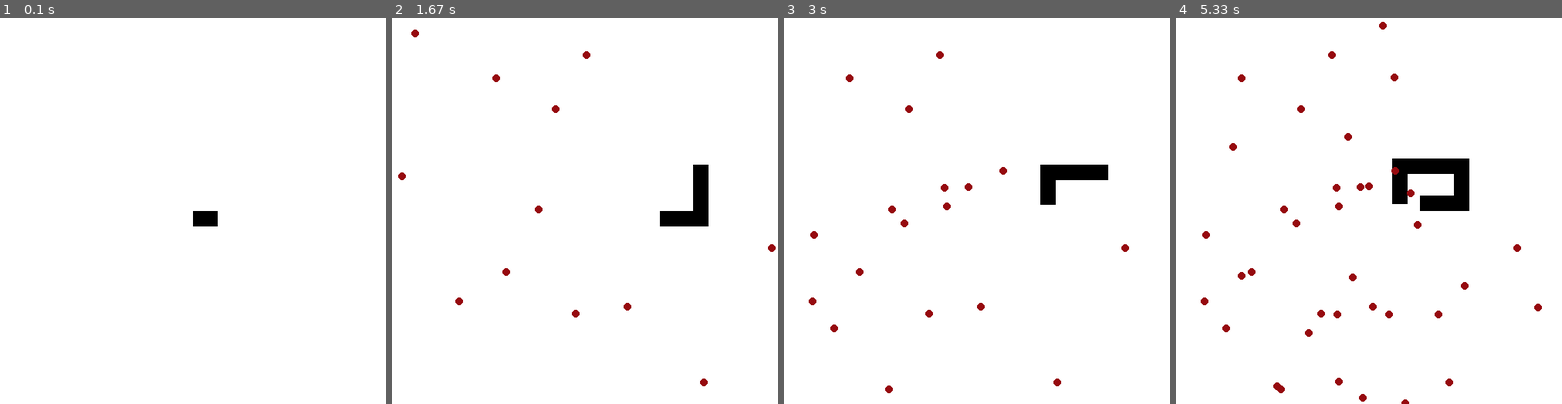
Above: before the commit, frames 1-4 (left to right).
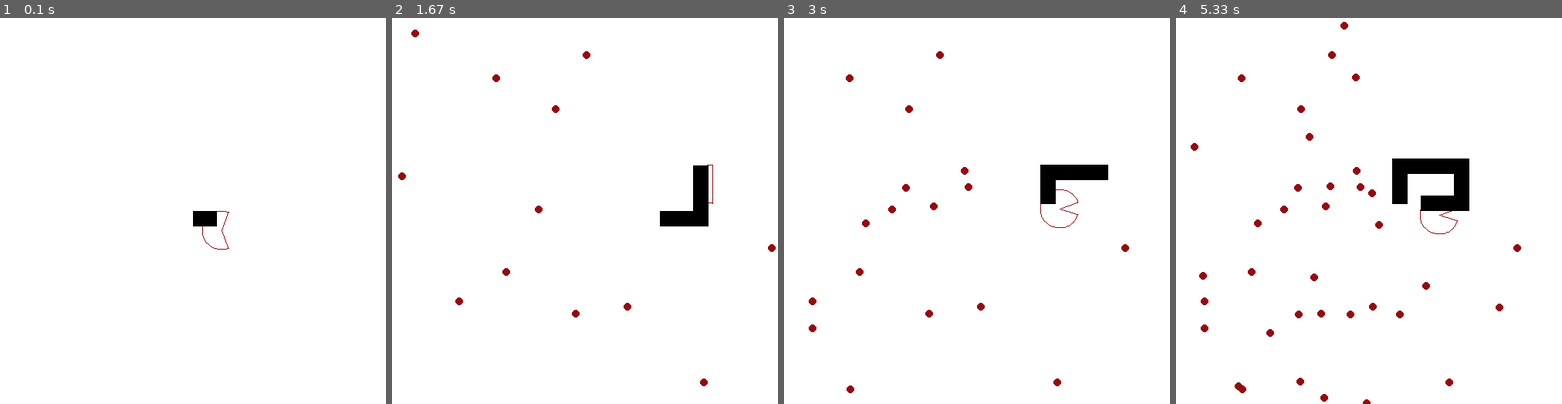
Above: after the commit, the same moments.

Repository: connorsadler/mattAndDadFirstPythonProject
Game: pygame game, started from src/root/nested/snakepygame/snakepygame.py
The game is run twice, just before and just after one commit, with the same random seed, the same clock (stepped at 60 frames per second) and the same inputs.
Inputs:
- Up to frame 1 (0.1 s): no input
- Up to frame 2 (1.67 s): tap Enter at 0.33 s; hold Right 0.67-1.13 s; hold Up 1.17-1.63 s
- Up to frame 3 (3 s): hold Right 1.67-2.13 s; hold Left 2.17-2.7 s; hold Down from 2.73 s (still down)
- Up to frame 4 (5.33 s): release Down at 3.03 s; hold Left 3.07-3.47 s; hold Up 3.5-3.87 s; hold Right 3.9-4.53 s; hold Down 4.57-4.93 s; hold Left from 4.97 s (still down)

The runs differ from the first frame. In frame 1, less than 0.1% of the frame differs, in the area x 52-60%, y 50-60%; in frame 2, less than 0.1%; in frame 3, 0.5%; in frame 4, 1.6%, in the area x 3-95%, y 1-100%.

Commit message:
1. "world -> screen" coords transform done at surface level 2. "chomp" animation started in "head" of snake drawing code

Diff:
--- a/src/root/nested/snakepygame/snakepygame.py
+++ b/src/root/nested/snakepygame/snakepygame.py
@@ -1,6 +1,7 @@
 import pygame, sys, random
 from pygame.locals import *
 from collections import deque
+from math import pi, sin, cos, tan
 
 #--------------------------------------------------
 # Snake in pygame
@@ -31,8 +32,8 @@
         # by default a Sprite does nothing with key events
         pass
 
-    def drawAndUpdate(self, DISPLAYSURF):
-        pygame.draw.rect(DISPLAYSURF, black, [self.pos[0], self.pos[1], 20, 20])
+    def drawAndUpdate(self, DISPLAYSURFX):
+        DISPLAYSURFX.pygame_draw_rect(black, [self.pos[0], self.pos[1], 20, 20])
 
     def isDead(self):
         return False;
@@ -50,23 +51,32 @@
         self.playeryvel = 0
         # trail is a queue of position (x,y) tuples
         # leftmost entry is "tail" of our snake, and rightmost entry is "head"
-        self.trail = deque()
+        self.trail = deque(maxlen = 5000)
         # length of snake i.e. max entries in trail
         self.snakelength = 50
+        # frame of animation
+        self.frame = 0
+        self.piDividedBy2 = pi / 2
+        self.angleMovePerFrame = self.piDividedBy2 / 50
+
+    def getTrailLength(self):
+        return len(self.trail)
 
     def processKey(self, event):
         # change direction on keydown events
         if event.type == KEYDOWN:
-            if event.key == K_RIGHT and self.pos[0] < MAPWIDTH - 1:
+            screenx = DISPLAYSURFX.transformx(self.pos[0])
+            screeny = DISPLAYSURFX.transformy(self.pos[1])
+            if event.key == K_RIGHT and screenx < MAPWIDTH - 1:
                 self.playerxvel = 1
                 self.playeryvel = 0
-            if event.key == K_LEFT and self.pos[0] > 0:
+            if event.key == K_LEFT and screenx > 0:
                 self.playerxvel = -1
                 self.playeryvel = 0
-            if event.key == K_UP and self.pos[1] > 0:
+            if event.key == K_UP and screeny > 0:
                 self.playeryvel = -1
                 self.playerxvel = 0
-            if event.key == K_DOWN and self.pos[1] < MAPHEIGHT -1:
+            if event.key == K_DOWN and screeny < MAPHEIGHT -1:
                 self.playeryvel = 1
                 self.playerxvel = 0
         # dont bother with keyup events, as we keep the snaking moving all the time
@@ -76,7 +86,11 @@
         #                 if event.key == K_UP or event.key == K_DOWN:
         #                     playeryvel = 0
 
-    def drawAndUpdate(self, DISPLAYSURF):
+    def drawAndUpdate(self, DISPLAYSURFX):
+        self.frame += 1
+        if self.frame == 100:
+            self.frame = 0
+
         #
         # TRAIL MANAMGEMENT
         #
@@ -89,56 +103,55 @@
         if random.randint(0,100) > 75:
             self.snakelength += 1
 
+        screenx = DISPLAYSURFX.transformx(self.pos[0])
+        screeny = DISPLAYSURFX.transformy(self.pos[1])
+
         #
         # CHECK SCROLLING OR JUST MOVING WITHIN CENTRE OF PLAY AREA
         #
         # check if we're near the edge of the screen and heading towards that edge
         scrollx = 0
-        if self.pos[0] >= MAPWIDTH-100 and self.playerxvel == 1:
+        if screenx >= MAPWIDTH-100 and self.playerxvel == 1:
             scrollx = 1
-        if self.pos[0] <= 100 and self.playerxvel == -1:
+        if screenx <= 100 and self.playerxvel == -1:
             scrollx = -1
         scrolly = 0
-        if self.pos[1] >= MAPHEIGHT-100 and self.playeryvel == 1:
+        if screeny >= MAPHEIGHT-100 and self.playeryvel == 1:
             scrolly = 1
-        if self.pos[1] <= 100 and self.playeryvel == -1:
+        if screeny <= 100 and self.playeryvel == -1:
             scrolly = -1
-        scrolling = scrollx != 0 or scrolly != 0
-
-        #
-        # MOVE OR SCROLL
-        #
-        if not scrolling:
-            # move "head" of snake onscreen
-            self.moveBy(self.playerxvel,self.playeryvel)
+        DISPLAYSURFX.scrollBy(scrollx, scrolly)
+
+        # move "head" of snake in world coords
+        self.moveBy(self.playerxvel,self.playeryvel)
+
+        #
+        # DRAWING
+        #
+        # draw "head" of snake at self.pos
+        ###super().drawAndUpdate(DISPLAYSURFX)
+        if self.frame < 50:
+            startAngle = self.piDividedBy2 - (self.frame * self.angleMovePerFrame)
         else:
-            # instead of moving our snake, we "scroll" everything else
-            for sprite in sprites:
-                if isinstance(sprite, Apple):
-                    sprite.moveBy(-1 * scrollx, -1 * scrolly)
-            # we need to scroll our trail also
-            newtrail = []
-            for trailitem in self.trail:
-                newtrailitem = (trailitem[0] + (-1 * scrollx), trailitem[1] + (-1 * scrolly))
-                newtrail.append(newtrailitem)
-            self.trail.clear()
-            self.trail.extend(newtrail)
-
-        #
-        # DRAWING
-        #
-        # draw "head" of snake at self.pos
-        super().drawAndUpdate(DISPLAYSURF)
+            startAngle = (self.frame - 50) * self.angleMovePerFrame
+        DISPLAYSURFX.pygame_draw_arc(red, [self.pos[0], self.pos[1], 50, 50], startAngle, -1 * startAngle)
+        centrex = self.pos[0]+25
+        centrey = self.pos[1]+25
+        cosStartAngle = 24 * cos(startAngle)
+        sinStartAngle = 24 * sin(startAngle)
+        DISPLAYSURFX.pygame_draw_line(red, centrex, centrey, centrex + cosStartAngle, centrey + sinStartAngle)
+        DISPLAYSURFX.pygame_draw_line(red, centrex, centrey, centrex + cosStartAngle, centrey - sinStartAngle)
+
         # draw trail
         for trailitem in self.trail:
-            pygame.draw.rect(DISPLAYSURF, black, [trailitem[0], trailitem[1], 20, 20])
+            DISPLAYSURFX.pygame_draw_rect(black, [trailitem[0], trailitem[1], 20, 20])
 
 
 class AppleGenerator(Sprite):
     def __init__(self):
         super().__init__((0,0))
 
-    def drawAndUpdate(self, DISPLAYSURF):
+    def drawAndUpdate(self, DISPLAYSURFX):
         if random.randint(0,100) > 95:
             sprites.append(Apple())
 
@@ -146,23 +159,64 @@
     def __init__(self):
         super().__init__((random.randint(0, MAPWIDTH), random.randint(0, MAPHEIGHT)))
 
-    def drawAndUpdate(self, DISPLAYSURF):
+    def drawAndUpdate(self, DISPLAYSURFX):
         #self.moveBy(0, 1)
-        pygame.draw.circle(DISPLAYSURF, red, self.pos, 5)
+        DISPLAYSURFX.pygame_draw_circle(red, self.pos, 5)
 
     def isDead(self):
         #return self.pos[1] > MAPHEIGHT
         pass
 
+# Wrapper for python display surface
+# DISPLAYSURF will have been created by a call to: https://www.pygame.org/docs/ref/display.html#pygame.display.set_mode
+# This surface can draw things but will transform all coordinates by an "offset". If you move the offset then
+# the drawn items will "scroll" around
+class DisplaySurfaceWithScrolling():
+    def __init__(self, DISPLAYSURF):
+        self.DISPLAYSURF = DISPLAYSURF
+        self.offsetx = 0
+        self.offsety = 0
+
+    def fill(self, color):
+        self.DISPLAYSURF.fill(color)
+
+    def scrollBy(self, scrollx, scrolly):
+        self.offsetx += scrollx
+        self.offsety += scrolly
+
+    # transform an X coord from "world" to "screen" coords
+    def transformx(self, xworld):
+        return xworld - self.offsetx
+
+    # transform a Y coord from "world" to "screen" coords
+    def transformy(self, yworld):
+        return yworld - self.offsety
+
+    def transformRect(self, rect):
+        return [self.transformx(rect[0]), self.transformy(rect[1]), rect[2], rect[3]]
+
+    def pygame_draw_rect(self, color, rect):
+        pygame.draw.rect(self.DISPLAYSURF, black, self.transformRect(rect))
+
+    def pygame_draw_circle(self, color, pos, radius):
+        pygame.draw.circle(self.DISPLAYSURF, color, (self.transformx(pos[0]), self.transformy(pos[1])), radius)
+
+    def pygame_draw_arc(self, color, rect, startAngle, stopAngle):
+        pygame.draw.arc(self.DISPLAYSURF, color, self.transformRect(rect), startAngle, stopAngle, 1)
+
+    def pygame_draw_line(self, color, x1,y1, x2,y2):
+        pygame.draw.line(self.DISPLAYSURF, color, (self.transformx(x1), self.transformy(y1)), (self.transformx(x2), self.transformy(y2)))
 
 # Player is the snake + trail
-sprites.append(Player((MAPWIDTH/2, MAPHEIGHT/2)))
+player = Player((MAPWIDTH/2, MAPHEIGHT/2))
+sprites.append(player)
 # AppleGenerator randomly makes apples fall from the sky
 sprites.append(AppleGenerator())
 
 #set up the display
 pygame.init()
-DISPLAYSURF = pygame.display.set_mode((MAPWIDTH, MAPHEIGHT))
+DISPLAYSURFPYGAME = pygame.display.set_mode((MAPWIDTH, MAPHEIGHT))
+DISPLAYSURFX = DisplaySurfaceWithScrolling(DISPLAYSURFPYGAME)
 
 #
 # main code to run a game client
@@ -177,7 +231,7 @@
 
     while True:
         #fill the background in black
-        DISPLAYSURF.fill(white)
+        DISPLAYSURFX.fill(white)
 
         #get all the user events
         for event in pygame.event.get():
@@ -194,7 +248,7 @@
         # display any sprites
         anySpritesDead = False
         for sprite in sprites:
-            sprite.drawAndUpdate(DISPLAYSURF)
+            sprite.drawAndUpdate(DISPLAYSURFX)
             anySpritesDead = anySpritesDead or sprite.isDead()
         deathSpawnedNewSprites = []
         if anySpritesDead:
@@ -211,7 +265,7 @@
 
         tick += 1
         if tick % 100 == 0:
-            print("tick: " + str(tick) + ", sprites length: " + str(len(sprites)))
+            print("tick: " + str(tick) + ", sprites length: " + str(len(sprites)) + ", trail length: " + str(player.getTrailLength()))
 
 
 if __name__ == '__main__':
